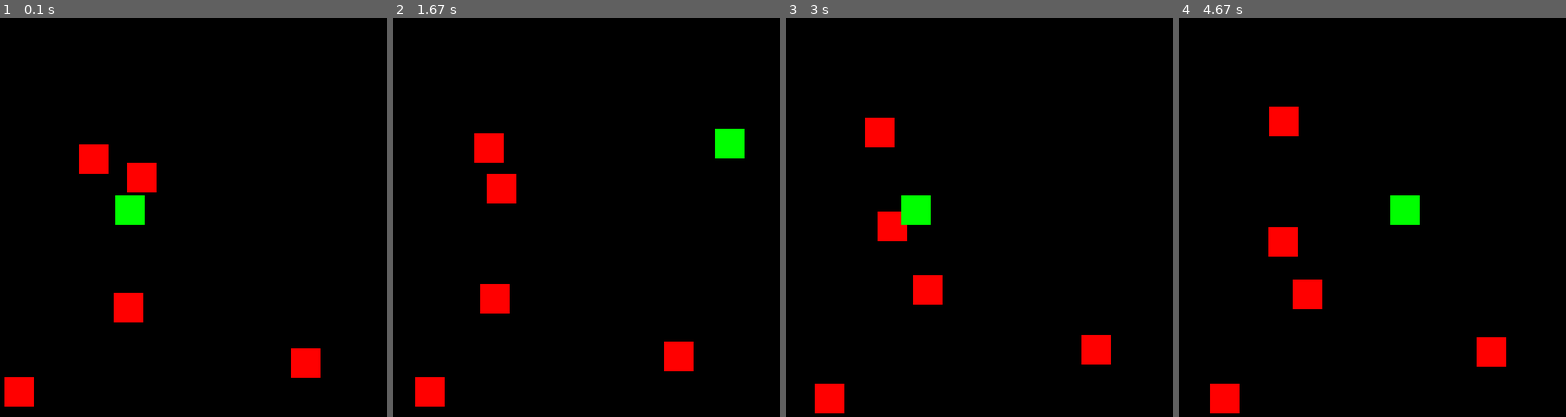
Above: before the commit, frames 1-4 (left to right).
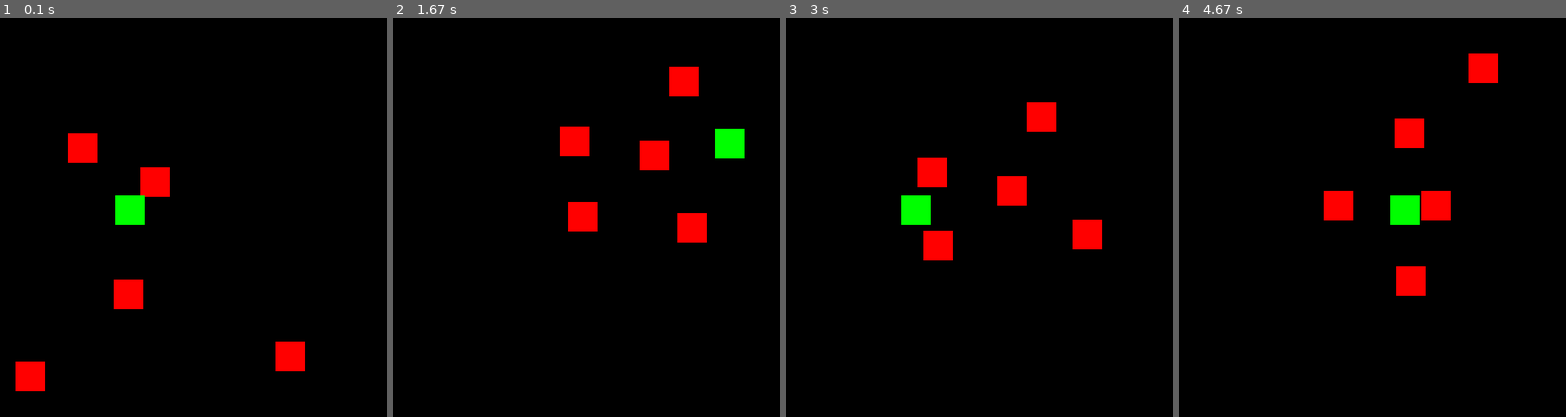
Above: after the commit, the same moments.

Repository: aknim/pygame-tank-battle
Game: pygame game, started from tank_battle.py
Same seed, same stepped clock (60 frames per second), same inputs: the game is played once before the commit and once after it.
Inputs:
- Up to frame 1 (0.1 s): no input
- Up to frame 2 (1.67 s): hold Right 0.33-0.8 s; hold Up 0.83-1.13 s; hold Right 1.17-1.63 s
- Up to frame 3 (3 s): hold Left 1.67-2.2 s; hold Down 2.23-2.53 s; hold Left 2.57-2.97 s
- Up to frame 4 (4.67 s): hold Up 3-3.37 s; hold Right 3.4-4.03 s; hold Down 4.07-4.43 s; hold Left from 4.47 s (still down)

The runs differ from the first frame. In frame 1, 3.3% of the frame differs, in the area x 1-83%, y 28-98%; in frame 2, 5.7%, in the area x 5-82%, y 12-98%; in frame 3, 5.6%; in frame 4, 5.7%.

Commit message:
Day 2.1 20x1 Tried to add enemies towards the player, and with logic to avoid colliding with each other

Diff:
--- a/tank_battle.py
+++ b/tank_battle.py
@@ -63,7 +63,22 @@
         elif direction == 'right' and self.x < SCREEN_WIDTH - self.width:
             self.x += self.speed
 
-    def move_towards_player(self, player_x, player_y):
+    def move_towards_player(self, player_x, player_y, enemy_tanks):
+        # Avoid collision with other enemy tanks
+        for enemy in enemy_tanks:
+            if enemy != self: # Don't check collision with itself
+                if abs(self.x - enemy.x) < 100 and abs(self.y - enemy.y) < 100:
+                    if self.x < enemy.x:
+                        self.x -= self.speed # move left
+                    elif self.x > enemy.x:
+                        self.x += self.speed # move right
+
+                    if self.y < enemy.y:
+                        self.y -= self.speed # move up
+                    elif self.y > enemy.y:
+                        self.y += self.speed # move down
+                    return # exit if avoiding another empty tank
+
         if self.x < player_x:
             self.x += self.speed
         elif self.x > player_x:
@@ -102,8 +117,8 @@
 
         # Move and draw each enemy tank
         for enemy in enemy_tanks:
-            enemy.move_randomly()
-            # enemy.move_towards_player(player_tank.x, player_tank.y)
+            # enemy.move_randomly()
+            enemy.move_towards_player(player_tank.x, player_tank.y, enemy_tanks)
             enemy.draw()
 
         # Draw player tank
